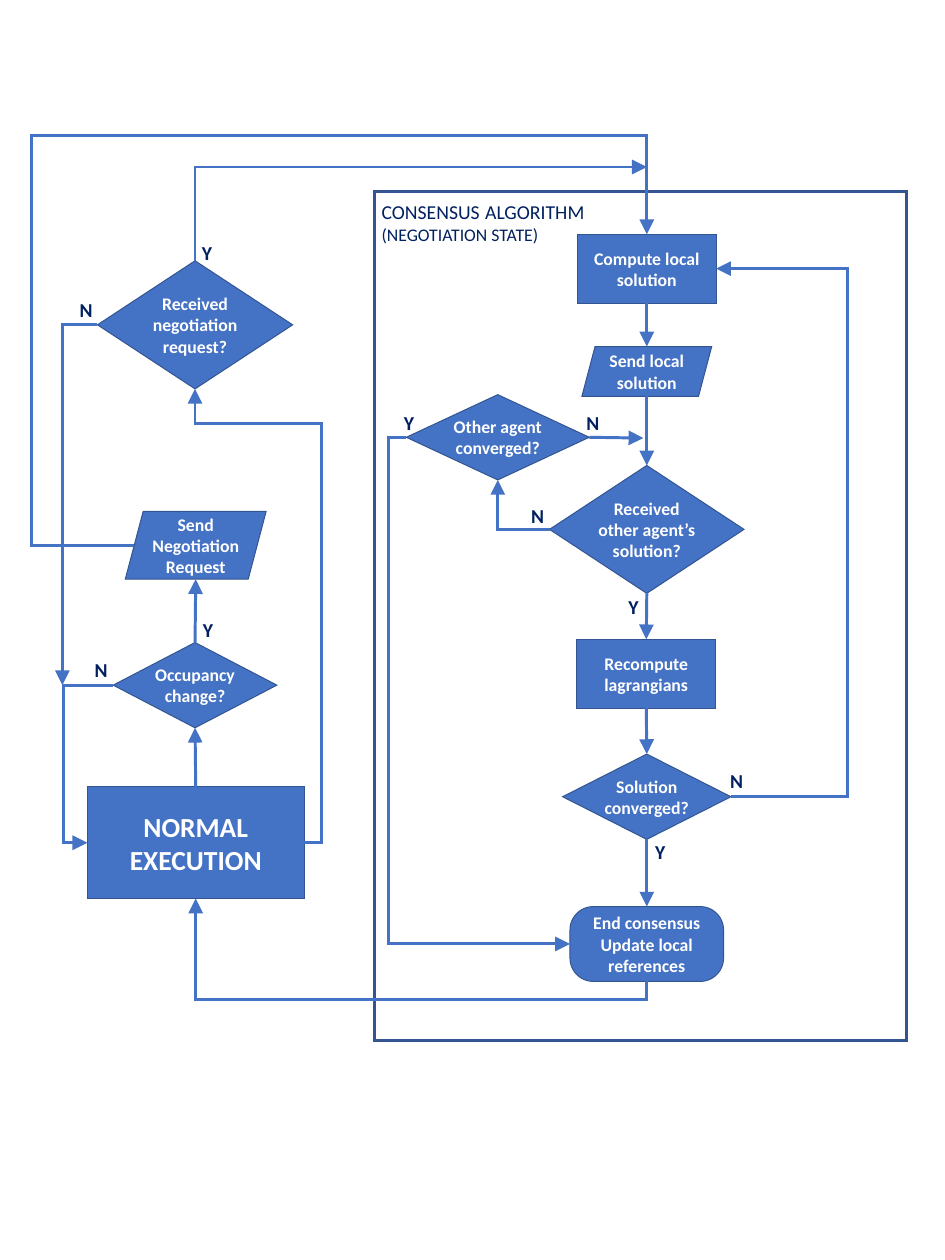
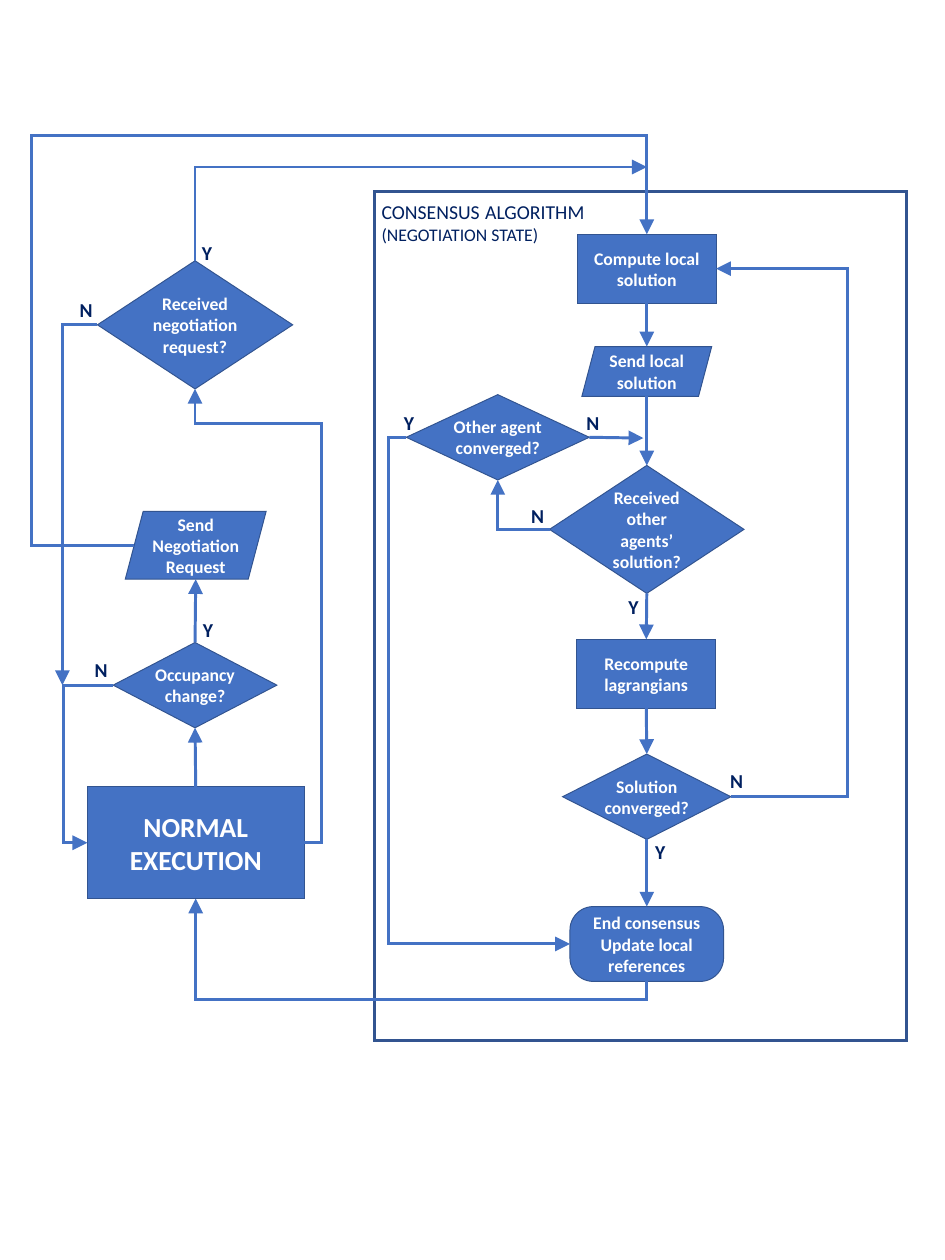
Before and after one commit to duartefdias/SCDTR-Project, a slide deck: slide 1 of consensus flowchart.pptx. Drawn at 945x1260 pixels with LibreOffice and Linux fonts; fonts in the diff are those of the drawing. Boxes give left, top, right and bottom in pixels: in the first picture for what was removed or moved away, otherwise in the second. Text is boxed around its words. In the diff, an @@ line names an element or a change of style, - is before the commit and + after.

```diff
--- a/consensus flowchart.pptx
+++ b/consensus flowchart.pptx
@@ text in diamond at [613,491,681,573]: text changed @@
-Received other agent’s solution?
+Received other agents’ solution?
```
Also in this commit, not shown: 5 other files.
